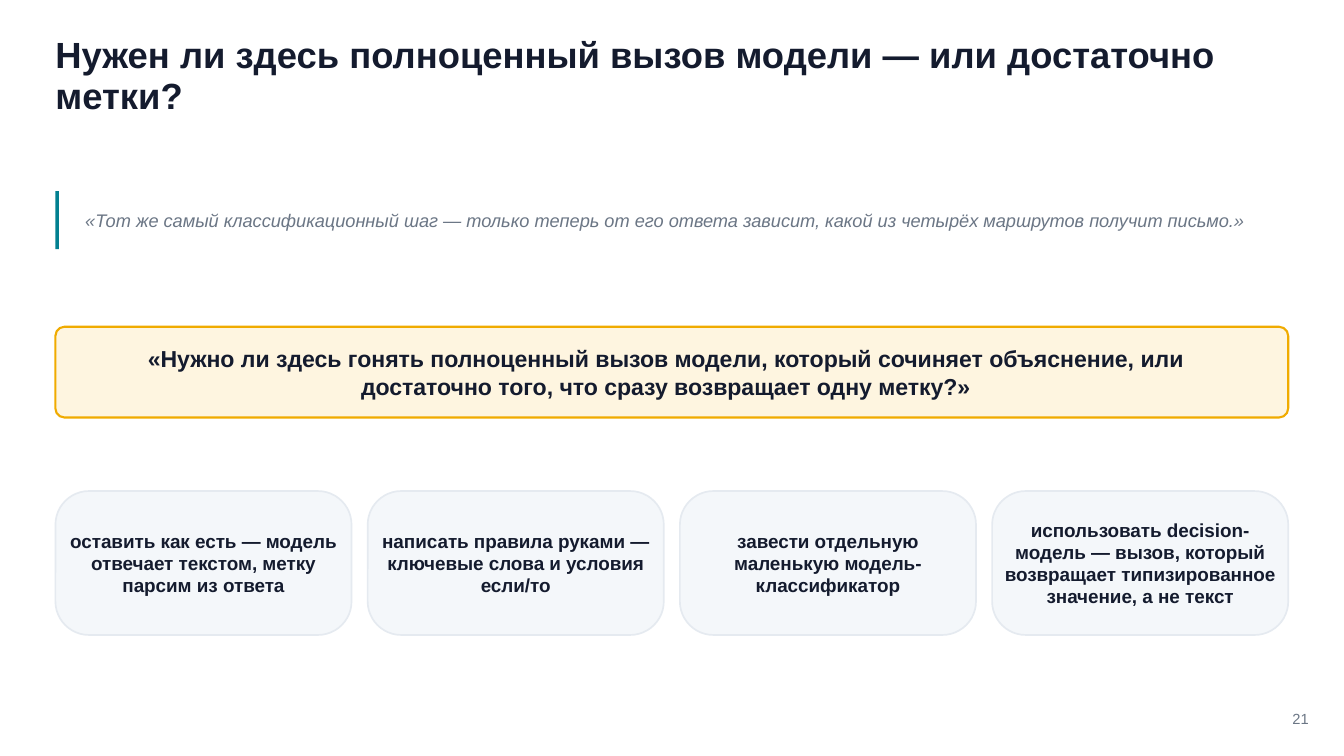
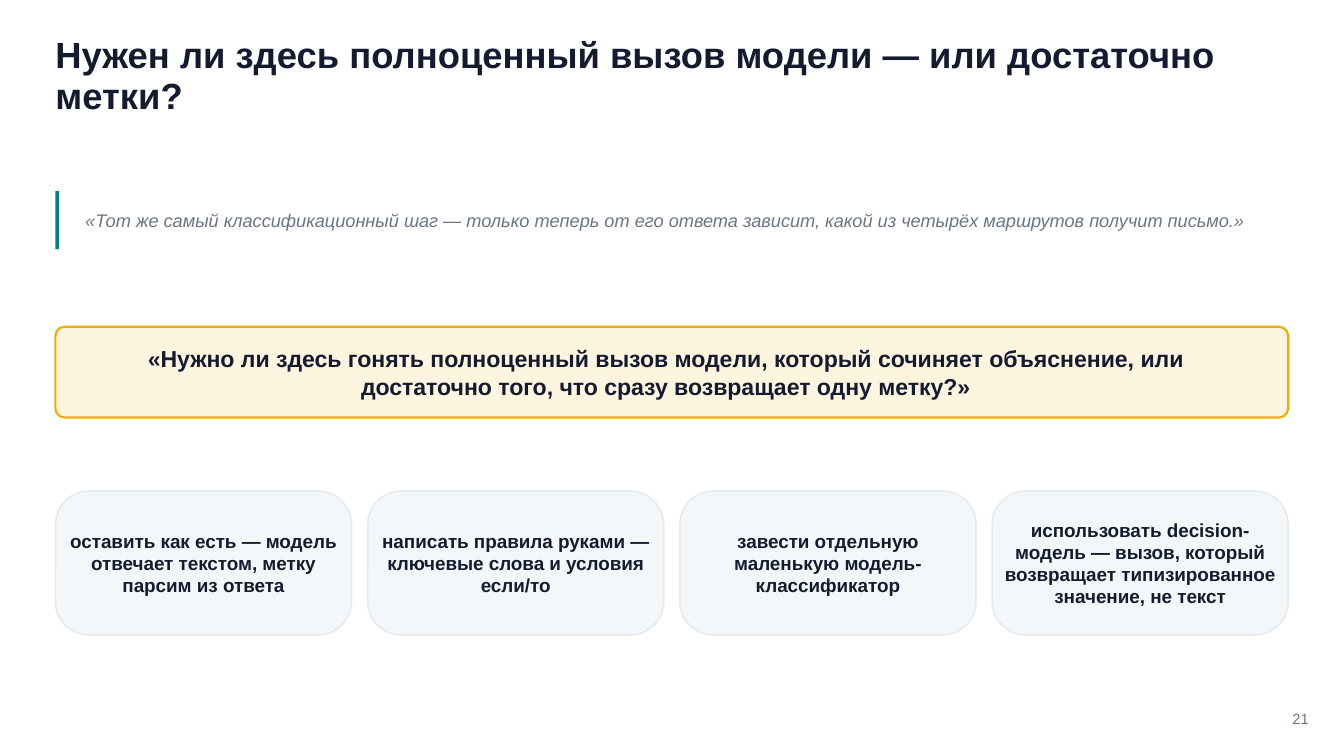
Before and after one commit to tellina-study/AI-usage-lessons, a slide deck: slide 21 of library/seminars/sem-07/rendered/sem-07.pptx. Drawn at 1344x756 pixels with LibreOffice and Linux fonts; fonts in the diff are those of the drawing. Boxes give left, top, right and bottom in pixels: in the first picture for what was removed or moved away, otherwise in the second. Text is boxed around its words. In the diff, an @@ line names an element or a change of style, - is before the commit and + after.

```diff
--- a/library/seminars/sem-07/rendered/sem-07.pptx
+++ b/library/seminars/sem-07/rendered/sem-07.pptx
@@ text at bbox=[1005, 523, 1275, 606]: text changed @@
-использовать decision-модель — вызов, который возвращает типизированное значение, а не текст
+использовать decision-модель — вызов, который возвращает типизированное значение, не текст
```
Also in this commit, not shown: 11 other slides changed, 42 other files.
